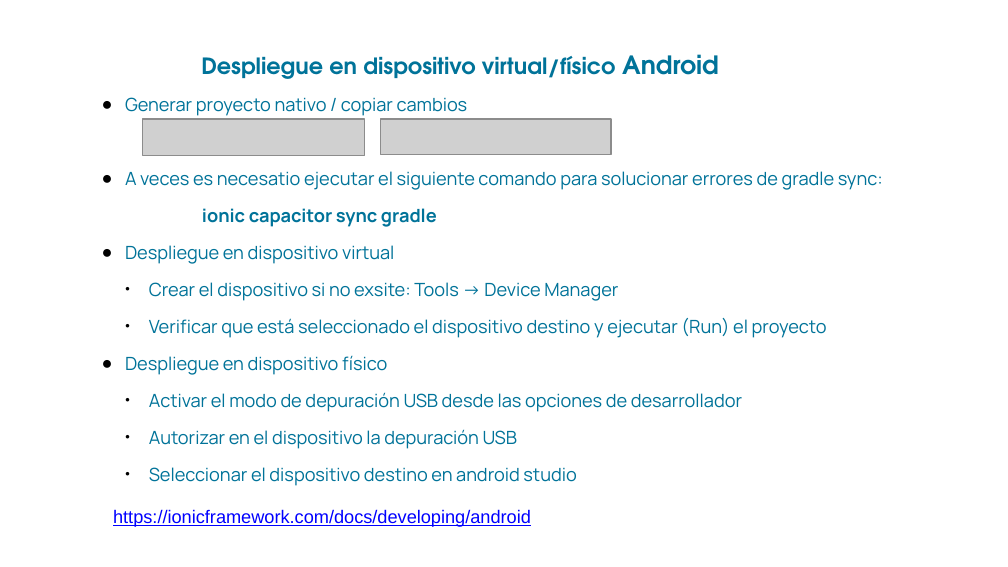
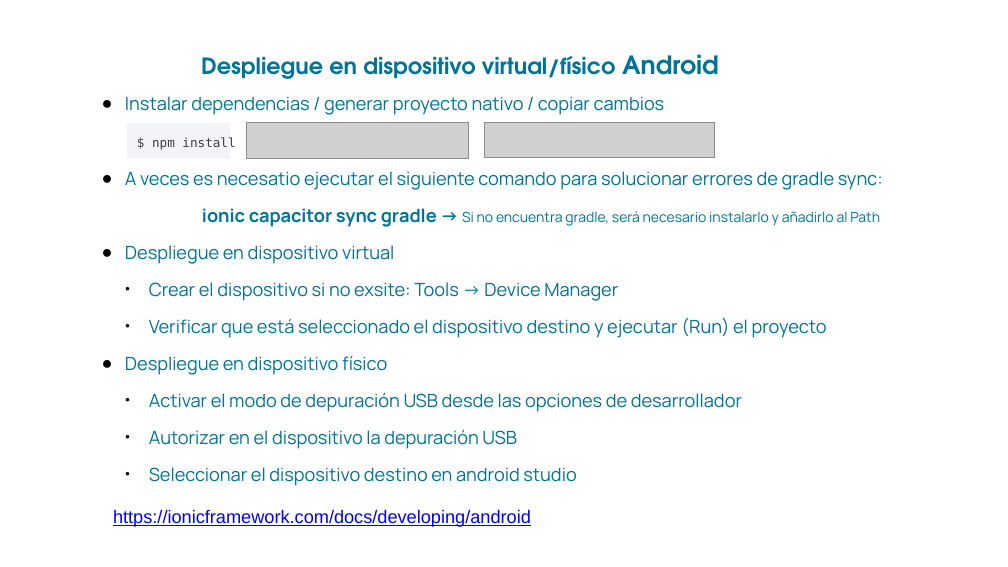
Before and after one commit to grupoinetel/curso-devops-ulpgc, a slide deck: slide 14 of ppt/curso-devops-ulpgc-ui.pptx. Drawn at 1008x567 pixels with LibreOffice and Linux fonts; fonts in the diff are those of the drawing; grey boxes stand for pictures; background and template pictures are left out. Boxes give left, top, right and bottom in pixels: in the first picture for what was removed or moved away, otherwise in the second. Text is boxed around its words. In the diff, an @@ line names an element or a change of style, - is before the commit and + after.

```diff
--- a/ppt/curso-devops-ulpgc-ui.pptx
+++ b/ppt/curso-devops-ulpgc-ui.pptx
@@ text at <box>125,96,665,115</box>: text changed @@
-● Generar proyecto nativo / copiar cambios
+● Instalar dependencias / generar proyecto nativo / copiar cambios
@@ rectangle added at <box>127,123,230,158</box>, fill #F3F4F7, 9 pt, text #3E3E3E @@
+$ npm install
@@ picture: place and size @@
-picture at <box>143,119,365,155</box>
+picture at <box>246,122,468,158</box>
@@ picture: place and size @@
-picture at <box>381,119,611,154</box>
+picture at <box>484,122,714,157</box>
@@ text at <box>202,208,880,227</box>: text changed; size 13 to 10 pt; bold off @@
-ionic capacitor sync gradle
+ionic capacitor sync gradle → Si no encuentra gradle, será necesario instalarlo y añadirlo al Path
@@ text at <box>149,282,827,486</box>: indent changed @@
```
Also in this commit, not shown: 4 other slides changed.
